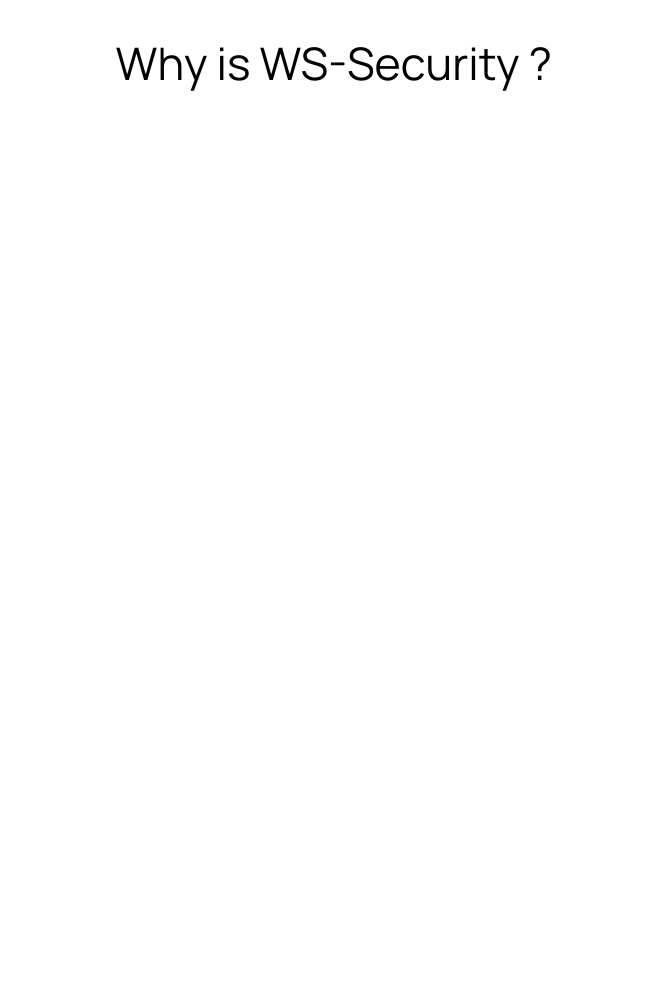
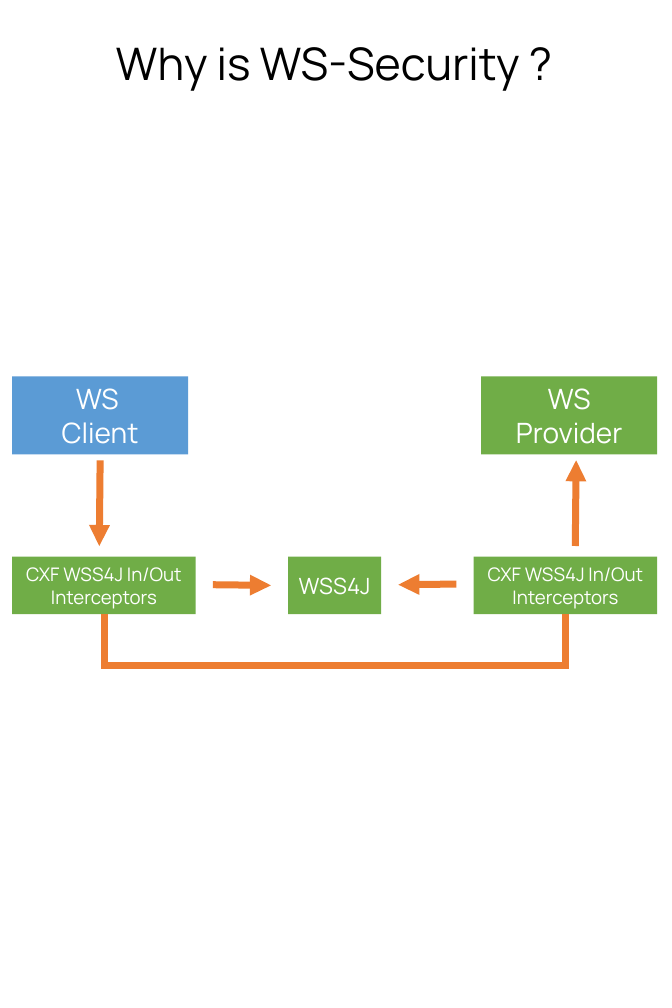
Before and after one commit to drronidz/java-webservice-02, a slide deck: slide 2 of 3. SOAP WS Standards Concepts/docs/illustration.pptx. Drawn at 672x1008 pixels with LibreOffice and Linux fonts; fonts in the diff are those of the drawing. Boxes give left, top, right and bottom in pixels: in the first picture for what was removed or moved away, otherwise in the second. Text is boxed around its words. In the diff, an @@ line names an element or a change of style, - is before the commit and + after.

```diff
--- a/3. SOAP WS Standards Concepts/docs/illustration.pptx
+++ b/3. SOAP WS Standards Concepts/docs/illustration.pptx
@@ rectangle added at (x1=12, y1=376, x2=188, y2=454), fill #5B9BD5, 60 pt, text #FFFFFF @@
+WS
+Client
@@ rectangle added at (x1=481, y1=376, x2=657, y2=454), fill #70AD47, 60 pt, text #FFFFFF @@
+WS
+Provider
@@ arrow added from (100, 460) to (99, 546), #ED7D31 15 pt @@
@@ arrow added from (575, 546) to (576, 460), #ED7D31 15 pt @@
@@ rectangle added at (x1=12, y1=557, x2=196, y2=614), fill #70AD47, 40 pt, text #FFFFFF @@
+CXF WSS4J In/Out
+Interceptors
@@ rectangle added at (x1=288, y1=557, x2=381, y2=614), fill #70AD47, 48 pt, text #FFFFFF @@
+WSS4J
@@ rectangle added at (x1=473, y1=557, x2=657, y2=614), fill #70AD47, 40 pt, text #FFFFFF @@
+CXF WSS4J In/Out
+Interceptors
@@ arrow added from (213, 585) to (271, 585), #ED7D31 15 pt @@
@@ arrow added from (456, 584) to (398, 585), #ED7D31 15 pt @@
@@ elbow line added from (104, 614) to (565, 615), #ED7D31 15 pt @@
```
Also in this commit, not shown: 1 other file.
